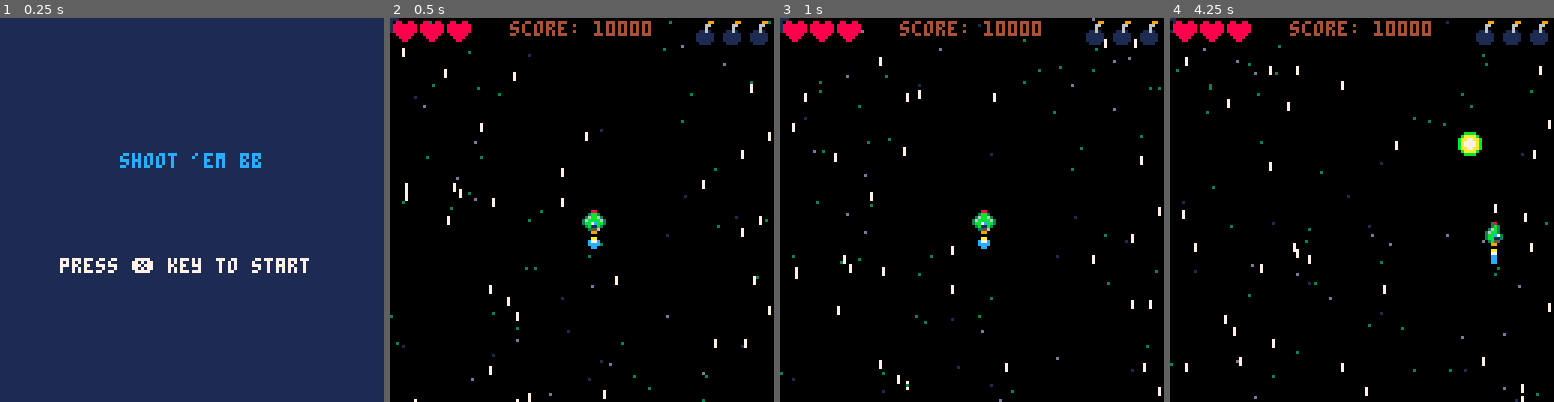
Above: before the commit, frames 1-4 (left to right).
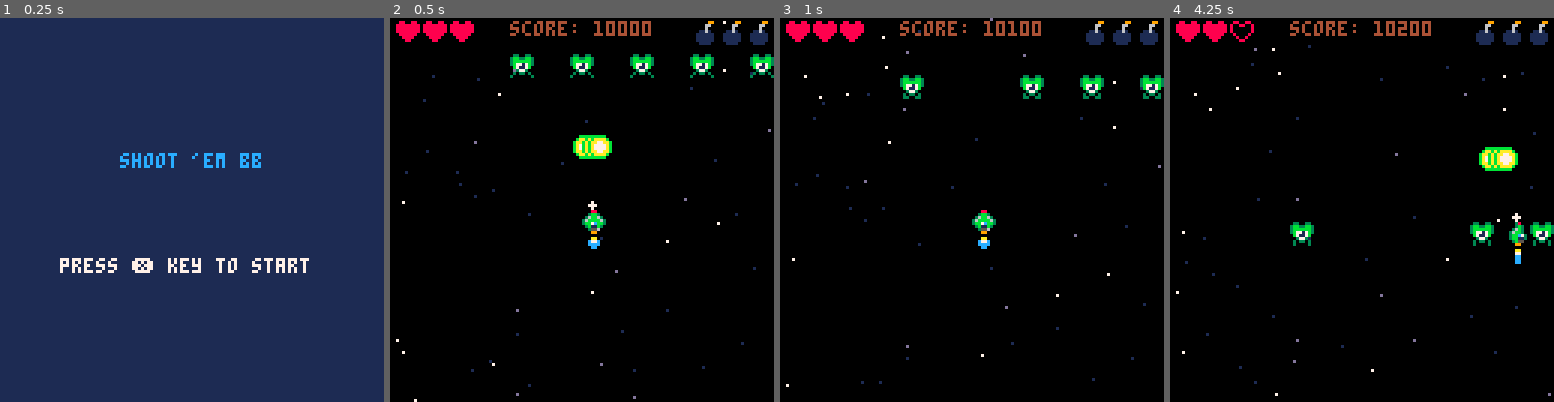
Above: after the commit, the same moments.

Repository: ata-o/shmup
Game: PICO-8 cartridge shmup.p8
The game is run twice, just before and just after one commit, with the same random seed, the same clock (stepped at 60 frames per second) and the same inputs.
Inputs:
- Up to frame 1 (0.25 s): no input
- Up to frame 2 (0.5 s): tap X (X key) at 0.33 s
- Up to frame 3 (1 s): no input
- Up to frame 4 (4.25 s): tap X (X key) at 1.07, 1.85, 2.97, 4.08 s; hold Right 1.6-2.1 s; hold Up 2.15-2.42 s; hold Right 2.47-3.03 s; hold Left 3.08-3.58 s; hold Down 3.63-3.97 s; hold Right from 4.02 s (still down)

Frame 1 is identical in both runs. In frame 2, 3.4% of the frame differs, in the area x 0-100%, y 0-100%; in frame 3, 2.7%; in frame 4, 3.9%.

Commit message:
add: enemies

Diff:
--- a/shmup.p8
+++ b/shmup.p8
@@ -43,7 +43,7 @@
 
 
 	--sprites
-	ship.sprite = 1
+	ship.spr = 1
 	ship.defaultspr = 1
 	ship.bankfront = 18
 	ship.bankback = 19
@@ -52,6 +52,10 @@
 
 	ship.flamespr = 5
 
+	ship.shottimer = 0
+
+	ship.invulnerable = 0
+
 	ship.muzzle=0
 
 	ship.speed = 2
@@ -64,7 +68,7 @@
 end
 
 function draw_ship()
-	spr(ship.sprite, ship.x, ship.y)
+	draw_object(ship)
 	spr(ship.flamespr,ship.x,ship.y+7)
 	if ship.muzzle >0 then
 		circfill(ship.x+3, ship.y-2, ship.muzzle, 7)
@@ -79,8 +83,22 @@
 	end
 end
 
-function ship_bounds()
-	screen_bounds(screen.low,screen.high)
+function check_ship_bounds()
+	screen_teleport(screen.low,screen.high)
+end
+
+function check_collisions()
+	--check collisions with enemies
+	for enem in all(enemies) do
+		if collide(ship, enem) and ship.invulnerable == 0 then
+			game.life -= 1
+			sfx(2)
+			ship.invulnerable = 200
+		end
+		if ship.invulnerable > 0 then
+			ship.invulnerable -= 1
+		end
+	end
 end
 
 function dvd_move()
@@ -89,29 +107,32 @@
 end
 
 function player_move()
-	ship.sprite = ship.defaultspr
+	ship.spr = ship.defaultspr
 	if (btn(0)) then
-	 sfx(1)
-	 ship.sprite = ship.bankleft
+	 ship.spr = ship.bankleft
 		ship.x -= ship.speed
 	end
 	if (btn(1)) then
-		sfx(1)
-		ship.sprite = ship.bankright
+		ship.spr = ship.bankright
 		ship.x += ship.speed
 	end
 	if (btn(2)) then
-	 ship.sprite = ship.bankfront
+	 	ship.spr = ship.bankfront
 		ship.y -= ship.speed
 	end
 	if (btn(3)) then
-		ship.sprite = ship.bankback
+		ship.spr = ship.bankback
 		ship.y += ship.speed
 	end
-	if (btnp(5)) then
-		ship.muzzle=5
-		make_bullet(1)
-		sfx(0)
+	if (btn(5)) then
+		if ship.shottimer > 0 then
+			ship.shottimer -= 1
+		else
+			ship.shottimer = 3
+			ship.muzzle=5
+			make_bullet(3)
+			sfx(0)
+		end
 	end
 
 	if ship.muzzle > 0 then
@@ -177,7 +198,7 @@
 			x=ship.x,
 			y=ship.y-5,
 			speed=5,
-			sprite=32,
+			spr=32,
 			orient=i
 		}
 		add(bullets, bul)
@@ -189,28 +210,23 @@
 end
 
 function draw_bullets()
-	print(#bullets)
-	for i=1, #bullets do
- 	spr(bullets[i].sprite, bullets[i].x, bullets[i].y)
- end
+	for bul in all(bullets) do
+		draw_object(bul)
+ 	end
 end
 
 function move_bullets()
-	for i=#bullets,1,-1 do
-		bullets[i].y -= bullets[i].speed
-		bullets[i].x += bullets[i].orient * (bullets[i].speed/8)
-
-
-		bullets[i].sprite += 1
-		if bullets[i].sprite > 36 then
-			bullets[i].sprite = 32
-		end
-
- 		if bullets[i].y < -8
-			or bullets[i].x < -8
-			or bullets[i].x > 127
-			 then
-			deli(bullets, i)
+	for bul in all(bullets) do
+		bul.y -= bul.speed
+		bul.x += bul.orient * (bul.speed/8)
+
+		bul.spr += 1
+		if bul.spr > 36 then
+			bul.spr = 32
+		end
+
+ 		if bul.y < -8 or bul.x < -8 or bul.x > 127 then
+			del(bullets, bul)
 		end
  	end
 end
@@ -231,6 +247,7 @@
 	game.stage = "start"
 	game.score = 10000
 	game.life = 3
+	game.maxlife = 3
 	game.lifespr = 11
 	game.lifeempty = 12
 
@@ -246,11 +263,11 @@
 end
 
 function draw_hp()
-	for i=1,game.life do
+	for i=1,game.maxlife do
 		if game.life>=i then
-			spr(game.lifespr, i*9-8,1)
+			spr(game.lifespr, 1+(i*9-8),1)
 		else
-			spr(game.lifeempty, i*9-8,1)
+			spr(game.lifeempty, 1+(i*9-8),1)
 		end
 	end
 end
@@ -265,25 +282,52 @@
 	end
 end
 
+function draw_object(obj)
+	spr(obj.spr, obj.x, obj.y)
+end
+
+function collide(a,b)
+	return not (a.x > b.x + 7 or
+			  a.x + 7 < b.x or
+			  a.y > b.y + 7 or
+			  a.y + 7 < b.y)
+end
+
+function check_life()
+	if game.life <= 0 then
+		game.stage="over"
+	end
+end
+
+function check_bullet_collisions()
+	for bul in all(bullets) do
+		for enem in all(enemies) do
+			if collide(bul, enem) then
+				sfx(3)
+				game.score += 100
+				del(bullets, bul)
+				del(enemies, enem)
+			end
+		end
+	end
+end
 
 -->8
 --background
 
 function make_background()
 	stars = {}
-	for i=1, 100 do
+	for i=1, 50 do
 		local elem = {
 			x = flr(rnd(128)),
 			y = flr(rnd(128)),
-			spd = rnd(1.5)+0.5
+			spd = rnd(1.2)+0.2
 		}
 
 		if elem.spd < 0.75 then
 			elem.col = 1
 		elseif elem.spd < 1 then
 		 elem.col = 13
-		elseif elem.spd < 1.5 then
-			elem.col = 3
 		else
 		 elem.col = 7
 		end
@@ -293,21 +337,18 @@
 end
 
 function draw_background()
-	for i=1, #stars do
-		local x = stars[i].x
-		local y = stars[i].y
-		local col = stars[i].col
-		if stars[i].spd < 1.5 then
-			pset(x, y, col)
-		else
-			line(x, y, x, y-2, col)
-		end
-
-
-		if stars[i].y >= 128 then
-			stars[i].y = 0
-		end
-			stars[i].y += stars[i].spd
+	for star in all(stars) do
+		--if star.spd < 1.5 then
+		--	pset(star.x, star.y, star.col)
+		--else
+		--	line(star.x, star.y, star.x, star.y, star.col)
+		--end
+		pset(star.x, star.y, star.col)
+
+		if star.y >= 128 then
+			star.y = 0
+		end
+			star.y += star.spd
 	end
 end
 -->8
@@ -317,13 +358,19 @@
 		draw_background()
 		draw_ship()
 		draw_bullets()
+		draw_enemies()
 		draw_ui()
 end
 
 function update_game()
 		move_ship()
 		move_bullets()
-		ship_bounds()
+		move_enemies()
+
+		check_ship_bounds()
+		check_bullet_collisions()
+		check_collisions()
+		check_life()
 end
 
 function draw_start()
@@ -352,11 +399,57 @@
 end
 
 function start_game()
- game.stage="game"
- make_background()
+ 	game.stage="game"
+	game.life = game.maxlife
+ 	make_background()
 	make_ship()
 	init_bullets()
-end
+	init_enemies()
+end
+-->8
+
+function init_enemies()
+	enemies = {}
+
+	local myen={
+		x=60,
+		y=10,
+		spr=21
+	}
+
+	 for i=1,5 do
+		local myen={
+			x=20+(i*20),
+			y=10,
+			spr=21
+		}
+		add(enemies, myen)
+	 end
+
+
+end
+
+function draw_enemies()
+	for enem in all(enemies) do
+		draw_object(enem)
+ 	end
+end
+
+function move_enemies()
+	for enem in all(enemies) do
+ 		enem.y += 0.5
+		enem.spr += 0.4
+		if enem.spr >= 25 then
+			enem.spr = 21
+		end
+
+		if enem.y>128 then
+			del(enemies, enem)
+		end
+ 	end
+end
+
+
 __gfx__
 00000000000880000008300000038000000000000000000000000000000000000000000000000000000000000880088008800880000000000000099000000000
 00000000003bb300003b30000003b300000000000000000000000000000000000000000000000000000000008888888880088008000000000000660000005500
@@ -366,14 +459,14 @@
 0070070003b11b300311bb3003bb113000000000000cc000000cc000000cc00000000000000cc000000000000088880000800800000000000111111001000010
 00000000003556000055b300003b55000000000000000000000cc000000000000000000000000000000000000008800000088000000000000111111001000010
 00000000000990000009900000099000000000000000000000000000000000000000000000000000000000000000000000000000000000000011110000111100
-00000000000000000000000000000000000000000000000000000000000000000000000000000000000000000000000000000000000000000000000000000000
-000bb00000000000003bb30000000000000000000000000000000000000000000000000000000000000000000000000000000000000000000000000000000000
-00b77b000000000003b7cb3000000000000000000000000000000000000000000000000000000000000000000000000000000000000000000000000000000000
-00baab000000000036b11b6333388333000000000000000000000000000000000000000000000000000000000000000000000000000000000000000000000000
-00baab00000000003b3993b33bb00bb3000000000000000000000000000000000000000000000000000000000000000000000000000000000000000000000000
-00baab00000000000009900003b7cb30000000000000000000000000000000000000000000000000000000000000000000000000000000000000000000000000
-00033000000000000000000000311300000000000000000000000000000000000000000000000000000000000000000000000000000000000000000000000000
-00000000000000000000000000055000000000000000000000000000000000000000000000000000000000000000000000000000000000000000000000000000
+00000000000000000000000000000000000000000330033003300330033003300330033000000000000000000000000000000000000000000000000000000000
+000bb00000000000003bb30000000000000000003bb33bb33bb33bb33bb33bb33bb33bb300000000000000000000000000000000000000000000000000000000
+00b77b000000000003b7cb3000000000000000003bbbbbb33bbbbbb33bbbbbb33bbbbbb300000000000000000000000000000000000000000000000000000000
+00baab000000000036b11b6333388333000000003b7717b33b7717b33b7717b33b7717b300000000000000000000000000000000000000000000000000000000
+00baab00000000003b3993b33bb00bb3000000000b7117b00b7117b00b7117b00b7117b000000000000000000000000000000000000000000000000000000000
+00baab00000000000009900003b7cb30000000000037730000377300003773000037730000000000000000000000000000000000000000000000000000000000
+00033000000000000000000000311300000000000303303003033030030330300303303000000000000000000000000000000000000000000000000000000000
+00000000000000000000000000055000000000000300003030000003030000300330033000000000000000000000000000000000000000000000000000000000
 00bbbb0000000000000000000000000000bbbb000000000000000000000000000000000000000000000000000000000000000000000000000000000000000000
 0baaaab000bbbb000000000000bbbb000baaaab00000000000000000000000000000000000000000000000000000000000000000000000000000000000000000
 baa77aab0baaaab0000bb0000baaaab0baa77aab0000000000000000000000000000000000000000000000000000000000000000000000000000000000000000
Not shown, changed: the sound effects (__sfx__) section of shmup.p8
